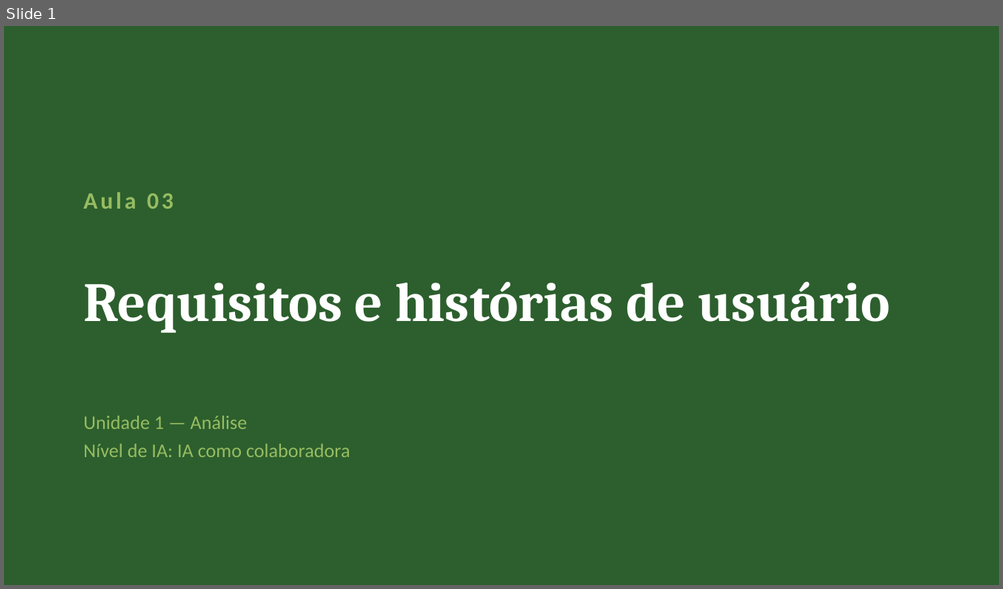
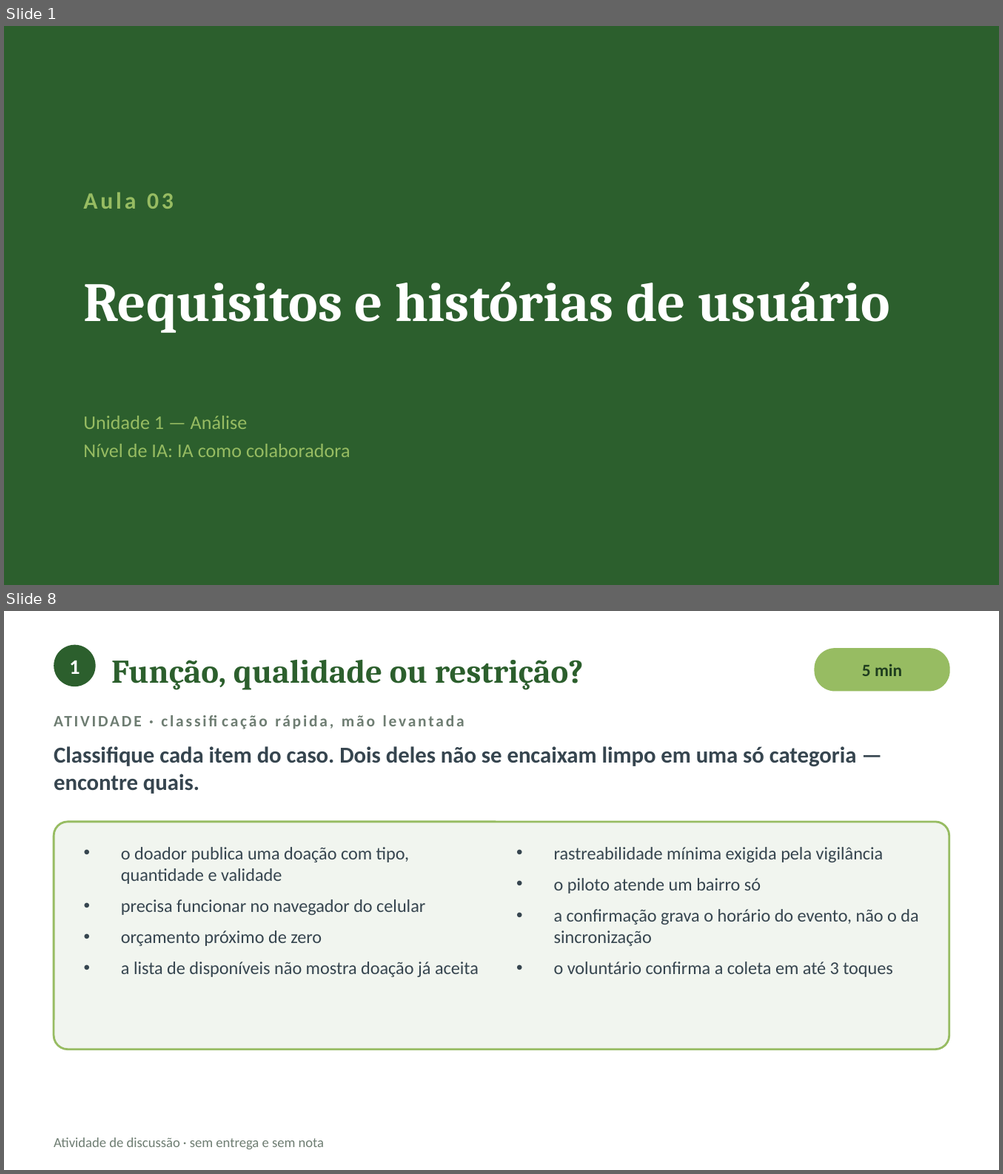
Before and after one commit to CatolicaSC-EngSoft/g1126-analise-projeto-desenvolvimento-agil-alunos, a slide deck: slides/aula-03-requisitos-historias-usuario.pptx. Shown one above the other, each under a label of ours: slide 1 before the commit, slides 1 and 8 after it; the slides between them are not shown. The pictures are 1003x589 and 1003x1174 pixels, drawn with LibreOffice and Linux fonts; fonts in the diff are those of the drawing. Boxes give left, top, right and bottom in pixels: in the first picture for what was removed or moved away, otherwise in the second. Text is boxed around its words. In the diff, an @@ line names an element or a change of style, - is before the commit and + after.

Commit message:
Aula 3: detalhamento do encontro, deck com infográficos e enunciado da atividade

```diff
--- a/slides/aula-03-requisitos-historias-usuario.pptx
+++ b/slides/aula-03-requisitos-historias-usuario.pptx
@@ slide 8 added at [4,611,999,1170], background #FFFFFF @@
@@ ellipse added at [54,645,96,686], fill #2C5F2D @@
@@ rounded rectangle added at [814,649,949,691], fill #97BC62, outline #97BC62 1 pt @@
@@ text added at [69,661,79,674], 15 pt, text #FFFFFF, bold @@
+1
@@ text added at [111,660,583,690], 24 pt, text #2C5F2D, bold @@
+Função, qualidade ou restrição?
@@ text added at [862,664,902,676], 12.5 pt, text #1F3D1F, bold @@
+5 min
@@ text added at [54,706,949,735], 11.5 pt, text #6E7D72, bold @@
+ATIVIDADE · classificação rápida, mão levantada
@@ text added at [54,746,856,794], 16.5 pt, text #36454F, bold @@
+Classifique cada item do caso. Dois deles não se encaixam limpo em uma só categoria — encontre quais.
@@ rounded rectangle added at [54,822,949,1050], fill #F1F5EF, outline #97BC62 1.5 pt @@
@@ text added at [121,847,478,977], 13 pt, text #36454F @@
+• o doador publica uma doação com tipo, quantidade e validade
+• precisa funcionar no navegador do celular
+• orçamento próximo de zero
+• a lista de disponíveis não mostra doação já aceita
@@ text added at [554,847,918,977], 13 pt, text #36454F @@
+• rastreabilidade mínima exigida pela vigilância
+• o piloto atende um bairro só
+• a confirmação grava o horário do evento, não o da sincronização
+• o voluntário confirma a coleta em até 3 toques
@@ text added at [54,1138,324,1150], 10 pt, text #6E7D72 @@
+Atividade de discussão · sem entrega e sem nota
```
Also in this commit, not shown: 12 slides changed, 16 other slides added, 3 slides removed, 2 other files.
